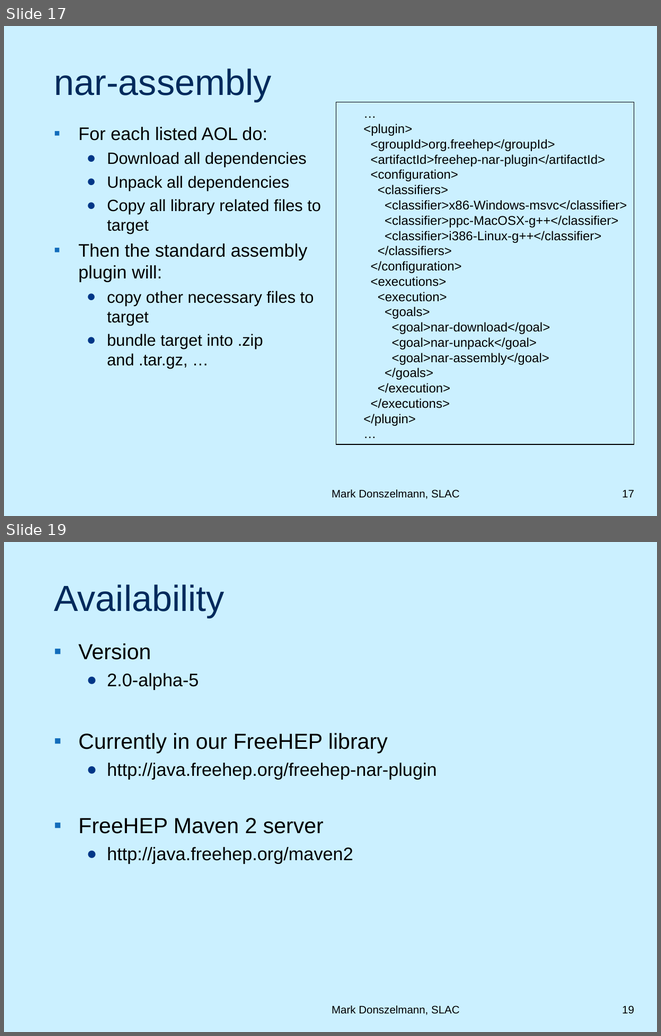
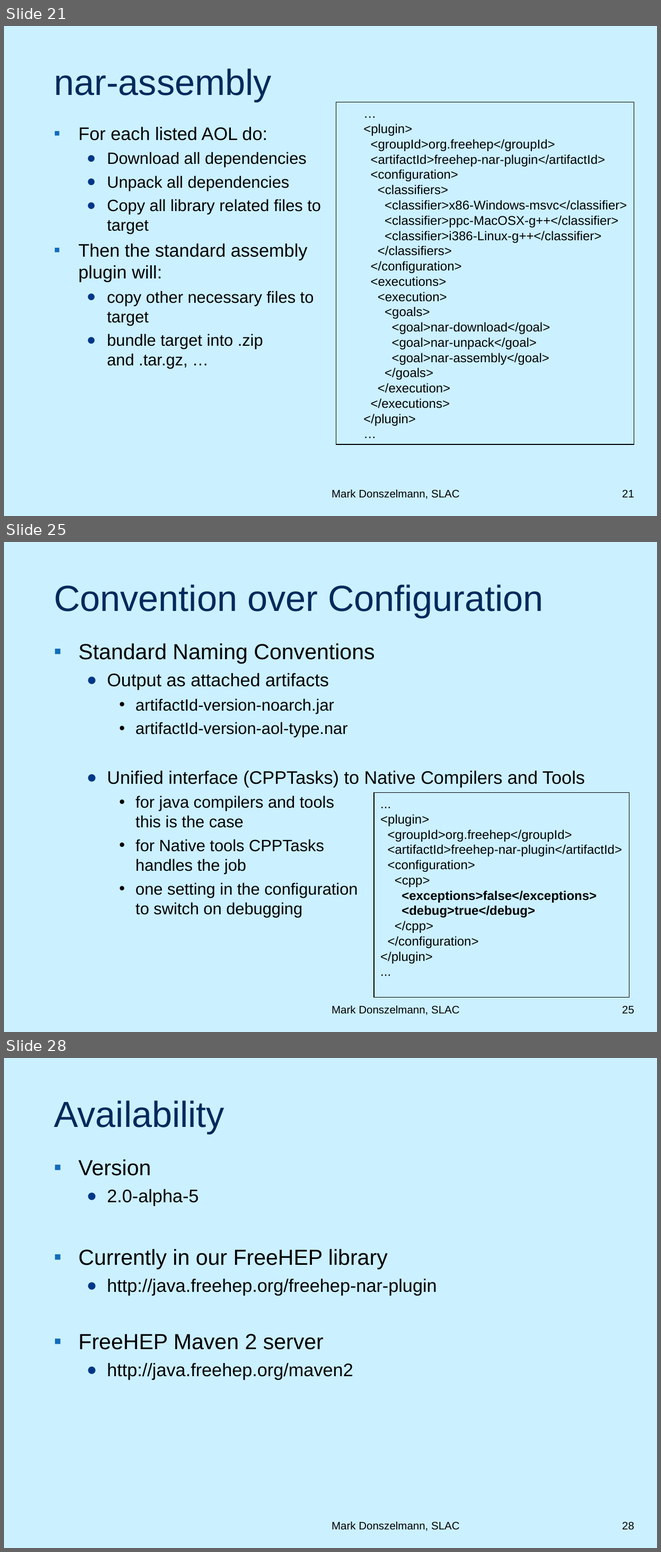
Before and after one commit to duns/freehep-nar-plugin, a slide deck: src/site/NARPlugin.ppt. Shown one above the other, each under a label of ours: slides 17 and 19 before the commit, slides 21, 25 and 28 after it; the slides between them are not shown. The pictures are 661x1036 and 661x1552 pixels, drawn with LibreOffice and Linux fonts; fonts in the diff are those of the drawing; background and template pictures are left out. Boxes give left, top, right and bottom in pixels: in the first picture for what was removed or moved away, otherwise in the second. Text is boxed around its words. In the diff, an @@ line names an element or a change of style, - is before the commit and + after.

```diff
--- a/src/site/NARPlugin.ppt
+++ b/src/site/NARPlugin.ppt
@@ slide 25 added at (x1=4, y1=542, x2=657, y2=1032), background picture (left out) @@
@@ title added at (x1=54, y1=584, x2=544, y2=617), 40 pt, text #00295B @@
+Convention over Configuration
@@ text added at (x1=78, y1=643, x2=585, y2=917), 18 pt, text #000000 @@
+▪ Standard Naming Conventions
+  ● Output as attached artifacts
+    • artifactId-version-noarch.jar
+    • artifactId-version-aol-type.nar
+  ● Unified interface (CPPTasks) to Native Compilers and Tools
+    • for java compilers and tools
+      this is the case
+    • for Native tools CPPTasks
+      handles the job
+    • one setting in the configuration
+      to switch on debugging
@@ rectangle added at (x1=374, y1=792, x2=629, y2=997), fill #CBF0FF, outline #000000 0.74 pt, 14 pt, text #000000 @@
+...
+<plugin>
+<groupId>org.freehep</groupId>
+<artifactId>freehep-nar-plugin</artifactId>
+<configuration>
+<cpp>
+<exceptions>false</exceptions>
+<debug>true</debug>
+</cpp>
+</configuration>
+</plugin>
+...
@@ text added at (x1=332, y1=1005, x2=460, y2=1015), 12 pt, text #000000 @@
+Mark Donszelmann, SLAC
@@ page number added at (x1=622, y1=1005, x2=634, y2=1014), 12 pt, text #000000 @@
+25
@@ what was slide 17 is now slide 21 @@
@@ page number at (x1=622, y1=489, x2=634, y2=497): text changed @@
-17
+21
@@ what was slide 19 is now slide 28 @@
@@ page number at (x1=622, y1=1521, x2=634, y2=1530): text changed @@
-19
+28
```
Also in this commit, not shown: 11 slides changed, 9 other slides added, 1 other file.
